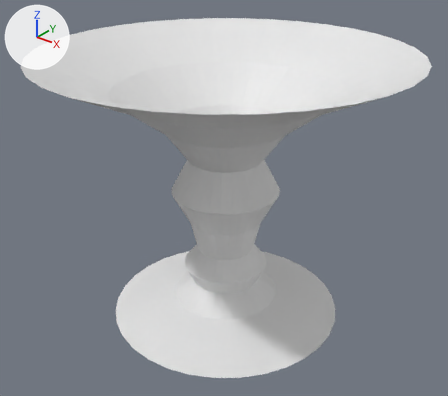
One commit to the FBX model Assets/ShaderEngine/Models/Tornado.fbx: the scene before it, then after it.
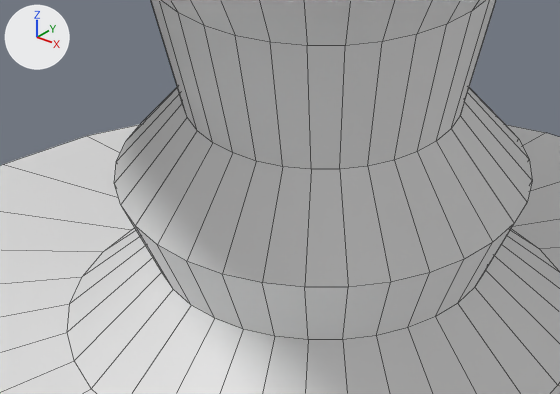
Each version appears first whole from a camera (50 mm lens) standing at (15.35, -19.3, 11.53) and looking at (0.04, -0.17, -0.33), and next in a close-up on the part from 36% to 61% of the width and 57% to 77% of the height. Arrows for +X, +Y and +Z are at upper left; the lights stay in place. The close-ups show mesh edges as thin lines.
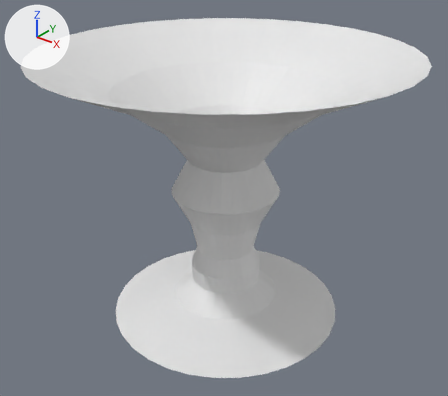
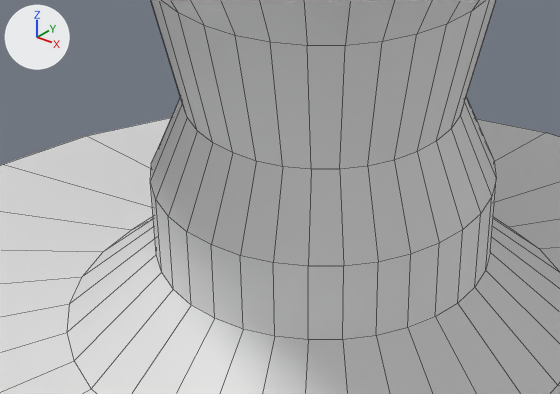
Where the change shows, as pixel boxes (x1, y1, x2, y2) in the close-ups (560 x 394 px; the box of a moved part takes in the faces that stretch with it):
part 1 of me_cylinder, moved or reshaped: before (114, 87, 532, 340); after (150, 96, 496, 340)

What the commit changed:
me_cylinder has 352 vertices, 320 faces and spans x -7.8..7.8, y -7.8..7.8, z -6.0..6.0.
me_cylinder is used by ob_cylinder; location (0.0, 0.0, 0.0).
me_cylinder part 1: all 32 vertices in x -1.9..1.9, y -1.9..1.9, z -3.6 are scaled about their middle by (0.828, 0.828, 1).
